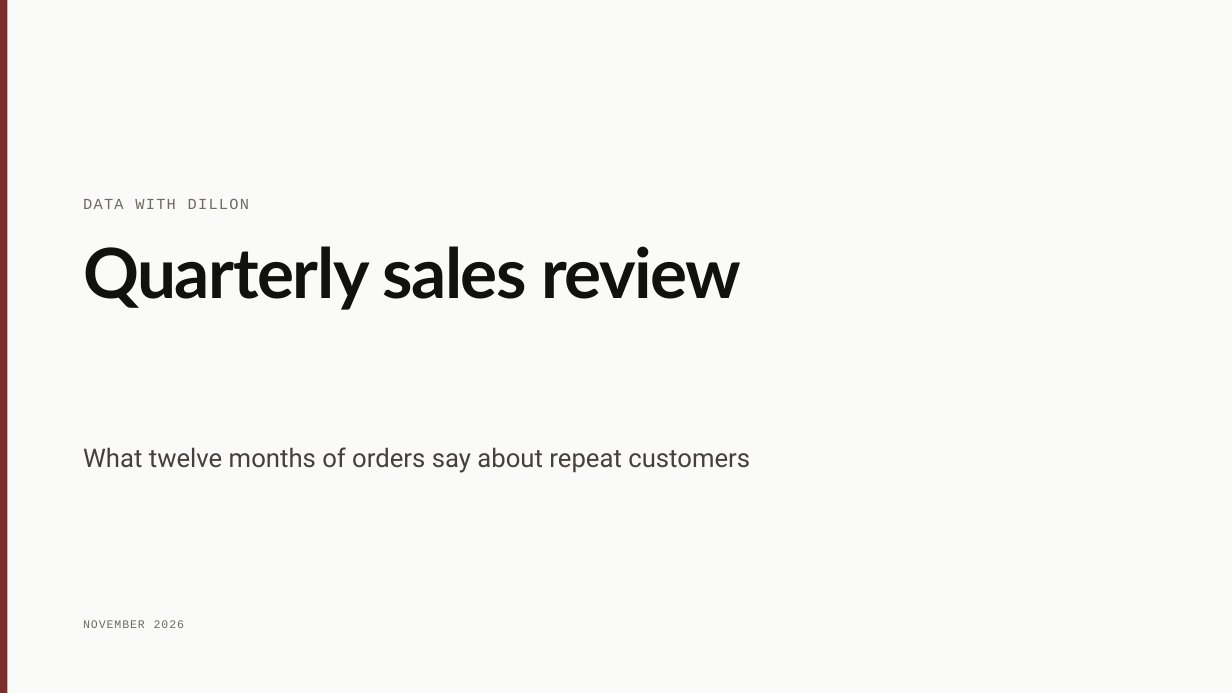
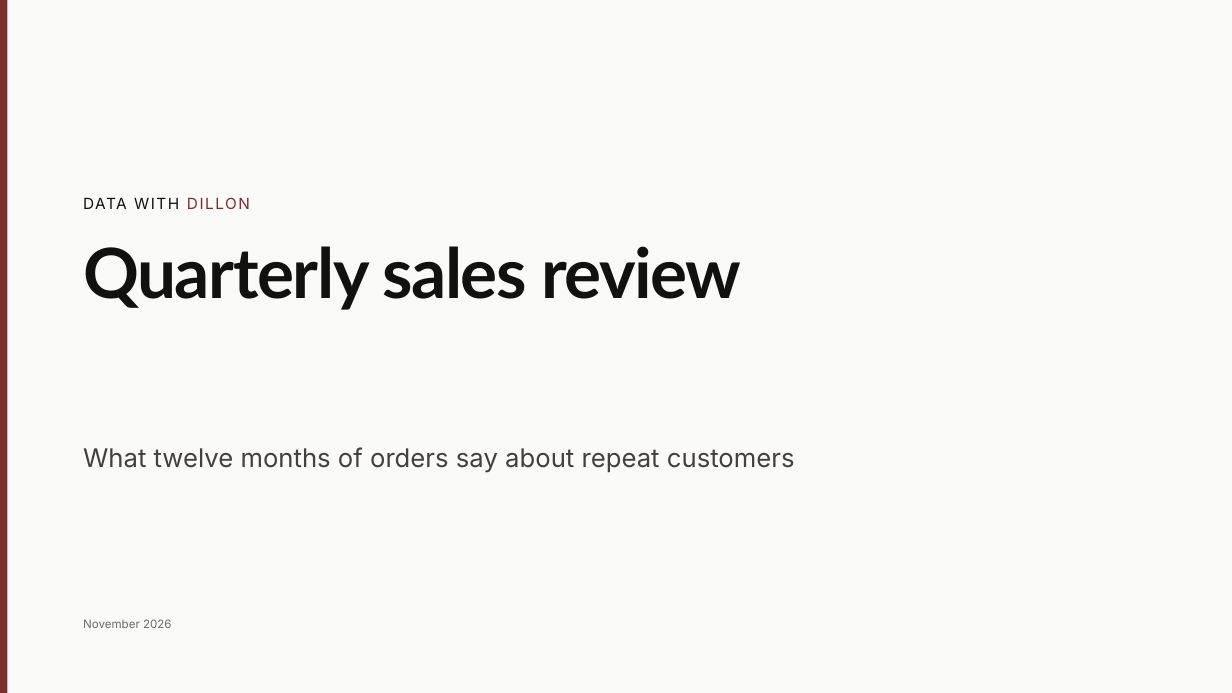
Before and after one commit to dillon-shearer/dwd-document-skill, a slide deck: slide 1 of assets/dwd-sample.pptx. Drawn at 1232x693 pixels with LibreOffice and Linux fonts; fonts in the diff are those of the drawing. Boxes give left, top, right and bottom in pixels: in the first picture for what was removed or moved away, otherwise in the second. Text is boxed around its words. In the diff, an @@ line names an element or a change of style, - is before the commit and + after.

Commit message:
Match the November 2026 site design: Schibsted Grotesk and Inter, sentence-case labels, and the Data With Dillon wordmark in every format

```diff
--- a/assets/dwd-sample.pptx
+++ b/assets/dwd-sample.pptx
@@ text "DATA WITH DILLON" at [83, 197, 250, 209]: font Courier New to Inter, letter spacing 1 to 1.2 pt; text colour #6F6B64 to #111110 in "DATA WITH"; text colour #6F6B64 to #7A2E2E in "DILLON" @@
@@ subtitle "What twelve months of orders ..." at [83, 447, 795, 473]: font Roboto to Inter @@
@@ text at [83, 619, 172, 628]: text changed; font Courier New to Inter @@
-NOVEMBER 2026
+November 2026
```
Also in this commit, not shown: 9 other slides changed, 23 other files.
